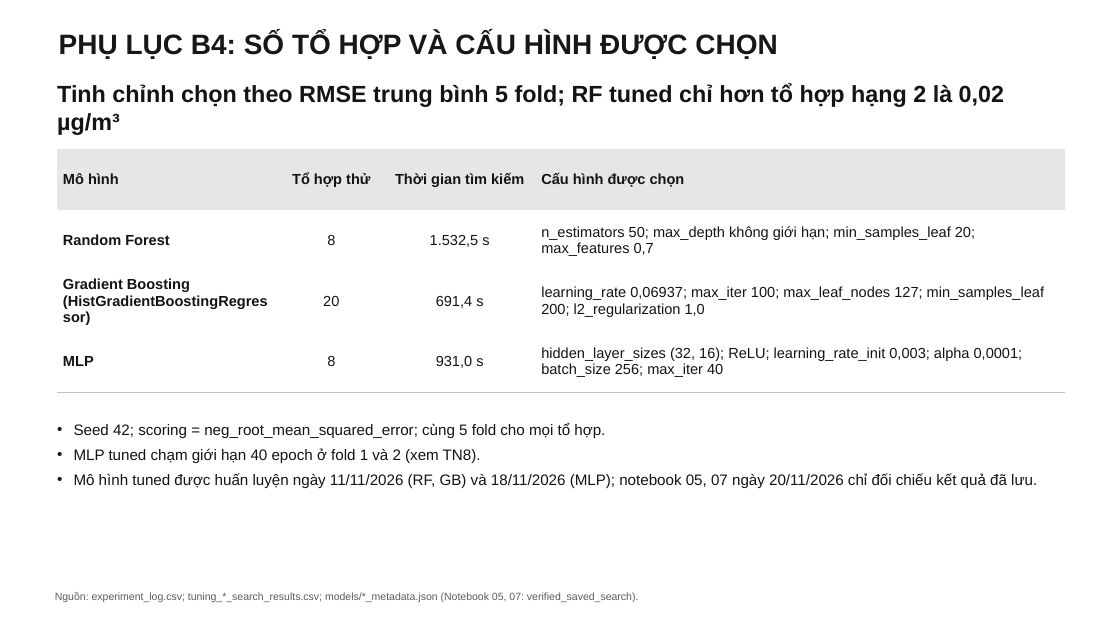
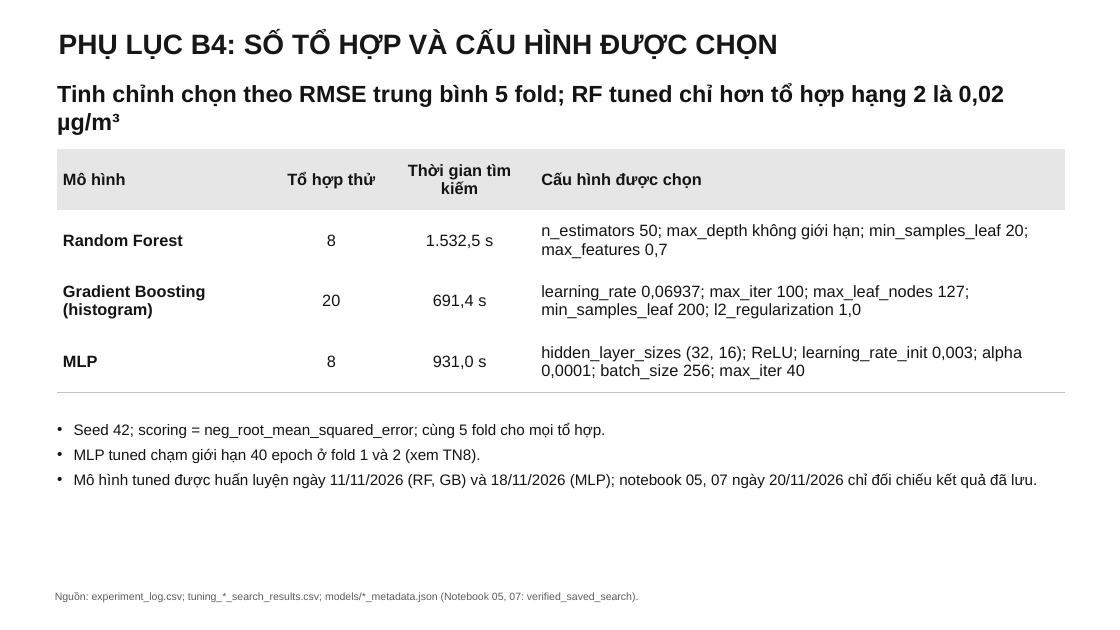
Before and after one commit to bjruly/sgu_finalproject_machinelearning_2026-2027, a slide deck: slide 28 of docs/Nhom10__Slide.pptx. Drawn at 1120x630 pixels with LibreOffice and Linux fonts; fonts in the diff are those of the drawing. Boxes give left, top, right and bottom in pixels: in the first picture for what was removed or moved away, otherwise in the second. Text is boxed around its words. In the diff, an @@ line names an element or a change of style, - is before the commit and + after.

Commit message:
Revise the slides: readable tables, softer overfitting claims, team shares
Bảng ở slide chính dùng chữ 14 pt (phụ lục 13-14 pt) sau khi rút gọn nội
dung; sửa lời bình overfitting và bootstrap theo rà soát; slide phân công
có tỷ lệ đóng góp; sửa tham chiếu Hình 9 và đơn vị R².

```diff
--- a/docs/Nhom10__Slide.pptx
+++ b/docs/Nhom10__Slide.pptx
@@ table at <box>57,150,1066,392</box> @@
-row 3, column 1: Gradient Boosting / (HistGradientBoostingRegressor)
+row 3, column 1: Gradient Boosting (histogram)
@@ size 12.5 to 14 pt @@
```
Also in this commit, not shown: 18 other slides changed.
